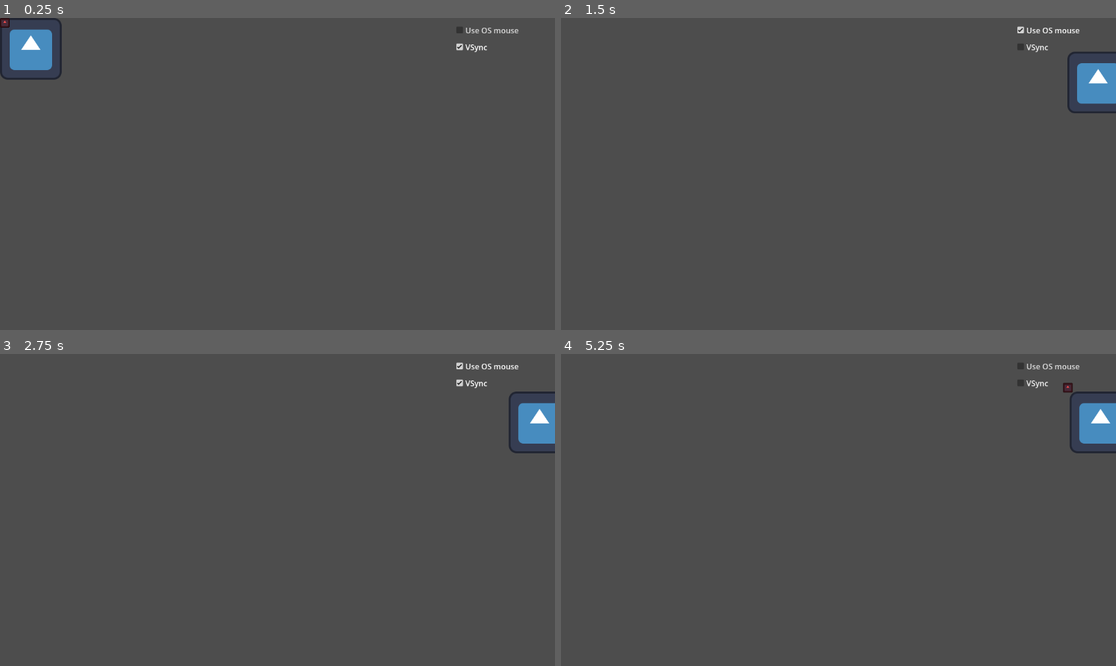
Above: before the commit, frames 1-4 (two rows, left to right).
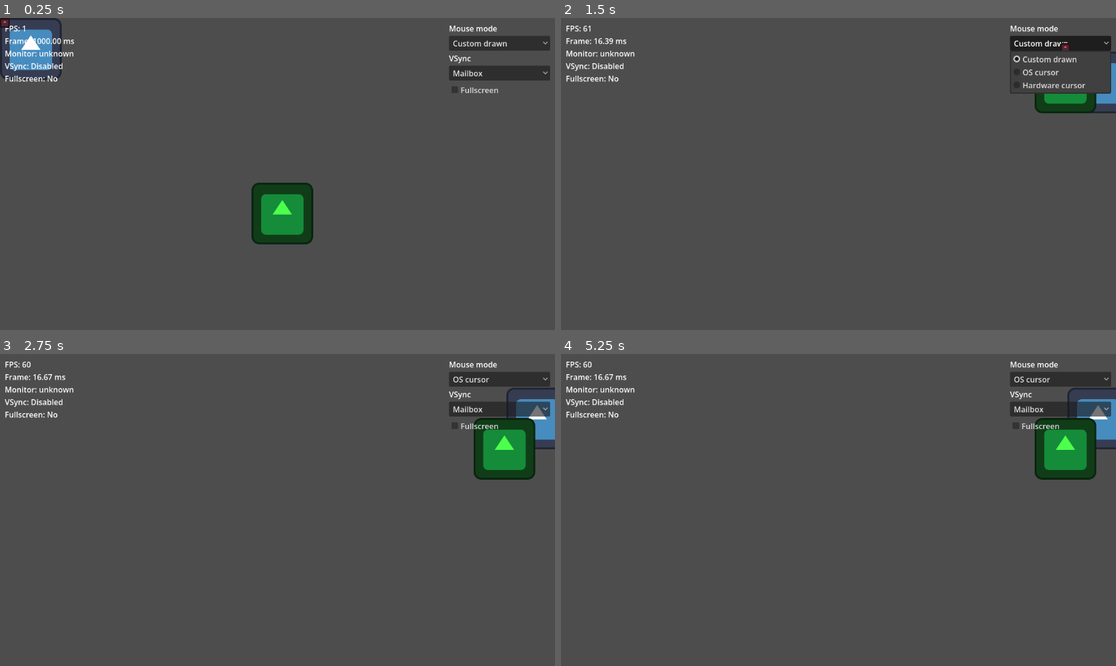
Above: after the commit, the same moments.

Repository: viveleroi/godot-cursor-drag-lag-test
Game: Godot game, scene res://drag.tscn
Two runs of this game, one before a commit and one after it. Both use one fixed random seed, a clock stepped at 60 frames per second and the inputs below. The engine's default icon, where the game draws it, is replaced by a stand-in: a white triangle on a blue panel in a dark square.
Inputs (mouse positions are in pixels of both pictures, inside the frame that each line leads up to):
- Up to frame 1 (0.25 s): no input
- Up to frame 2 (1.5 s): click (1060, 30) at 0.5 s, where only the run before the commit has a clickable "Use OS mouse"; click (1060, 42) at 1.25 s, where only the run after the commit has a clickable "Custom drawn"
- Up to frame 3 (2.75 s): click "VSync" (after the commit: "Mailbox") at 2 s
- Up to frame 4 (5.25 s): click (1060, 378) at 2.75 s, where only the run after the commit has a clickable "OS cursor"; click (1060, 366) at 3.5 s, where only the run before the commit has a clickable "Use OS mouse"; click (1060, 378) at 4.25 s, where only the run after the commit has a clickable "OS cursor"; click "VSync" (after the commit: "Mailbox") at 5 s

The runs differ from the first frame. In frame 1, 4.6% of the frame differs, in the area x 0-100%, y 2-73%; in frame 2, 3.2%; in frame 3, 4.8%, in the area x 0-100%, y 2-41%; in frame 4, 4.8%.

Commit message:
Updates readme and demo

Diff:
--- a/drag.gd
+++ b/drag.gd
@@ -1,8 +1,21 @@
 extends TextureRect
 
 const ITEM_OFFSET := Vector2(14, 18)
+const VSYNC_NAMES := ["Disabled", "Enabled", "Adaptive", "Mailbox"]
+const VSYNC_MODES := [
+	DisplayServer.VSYNC_DISABLED,
+	DisplayServer.VSYNC_ENABLED,
+	DisplayServer.VSYNC_ADAPTIVE,
+	DisplayServer.VSYNC_MAILBOX,
+]
+const MOUSE_MODE_CUSTOM := 0
+const MOUSE_MODE_OS := 1
+const MOUSE_MODE_HARDWARE := 2
+
 var _pointer: TextureRect
-var _use_os_mouse: bool = false
+var _mouse_mode: int = MOUSE_MODE_CUSTOM
+var _process_dragged: TextureRect
+var _stats_label: Label
 
 func _ready() -> void:
 	Input.use_accumulated_input = false
@@ -21,28 +34,73 @@
 	_pointer.mouse_filter = Control.MOUSE_FILTER_IGNORE
 	layer.add_child(_pointer)
 
-	var os_mouse_toggle: CheckBox = get_node("../Settings/OSMouse")
-	var vsync_toggle: CheckBox = get_node("../Settings/VSync")
-	os_mouse_toggle.toggled.connect(_apply_mouse_mode)
-	vsync_toggle.toggled.connect(_apply_vsync_mode)
-	_apply_mouse_mode(os_mouse_toggle.button_pressed)
-	_apply_vsync_mode(vsync_toggle.button_pressed)
+	_process_dragged = get_node("../ProcessDragged")
+	_stats_label = get_node("../Stats")
 
-func _apply_mouse_mode(use_os: bool) -> void:
-	_use_os_mouse = use_os
-	if use_os:
-		Input.mouse_mode = Input.MOUSE_MODE_VISIBLE
-		_pointer.visible = false
-	else:
-		Input.mouse_mode = Input.MOUSE_MODE_HIDDEN
-		_pointer.visible = true
+	var mouse_picker: OptionButton = get_node("../Settings/MouseMode")
+	mouse_picker.clear()
+	mouse_picker.add_item("Custom drawn")
+	mouse_picker.add_item("OS cursor")
+	mouse_picker.add_item("Hardware cursor")
+	mouse_picker.select(MOUSE_MODE_CUSTOM)
+	mouse_picker.item_selected.connect(_apply_mouse_mode)
 
-func _apply_vsync_mode(enabled: bool) -> void:
-	var mode := DisplayServer.VSYNC_ENABLED if enabled else DisplayServer.VSYNC_DISABLED
-	DisplayServer.window_set_vsync_mode(mode)
+	var vsync_picker: OptionButton = get_node("../Settings/VSync")
+	vsync_picker.clear()
+	for vsync_name in VSYNC_NAMES:
+		vsync_picker.add_item(vsync_name)
+	vsync_picker.select(3)
+	vsync_picker.item_selected.connect(_apply_vsync_mode)
+
+	var fullscreen_toggle: CheckBox = get_node("../Settings/Fullscreen")
+	fullscreen_toggle.toggled.connect(_apply_fullscreen)
+
+	_apply_mouse_mode(mouse_picker.selected)
+	_apply_vsync_mode(vsync_picker.selected)
+
+func _apply_mouse_mode(index: int) -> void:
+	_mouse_mode = index
+	Input.set_custom_mouse_cursor(null)
+	match index:
+		MOUSE_MODE_CUSTOM:
+			Input.mouse_mode = Input.MOUSE_MODE_HIDDEN
+			_pointer.visible = true
+			visible = true
+			_process_dragged.visible = true
+		MOUSE_MODE_OS:
+			Input.mouse_mode = Input.MOUSE_MODE_VISIBLE
+			_pointer.visible = false
+			visible = true
+			_process_dragged.visible = true
+		MOUSE_MODE_HARDWARE:
+			Input.mouse_mode = Input.MOUSE_MODE_VISIBLE
+			Input.set_custom_mouse_cursor(texture)
+			_pointer.visible = false
+			visible = false
+			_process_dragged.visible = false
+
+func _apply_vsync_mode(index: int) -> void:
+	DisplayServer.window_set_vsync_mode(VSYNC_MODES[index])
+
+func _apply_fullscreen(enabled: bool) -> void:
+	var mode := DisplayServer.WINDOW_MODE_EXCLUSIVE_FULLSCREEN if enabled else DisplayServer.WINDOW_MODE_WINDOWED
+	DisplayServer.window_set_mode(mode)
 
 func _input(event: InputEvent) -> void:
 	if event is InputEventMouseMotion:
-		if not _use_os_mouse:
+		if _mouse_mode == MOUSE_MODE_CUSTOM:
 			_pointer.position = event.global_position
 		global_position = event.global_position + ITEM_OFFSET
+
+func _process(_delta: float) -> void:
+	var fps := Engine.get_frames_per_second()
+	var frame_ms := 1000.0 / fps if fps > 0 else 0.0
+	var current_vsync := DisplayServer.window_get_vsync_mode()
+	var window_mode := DisplayServer.window_get_mode()
+	var fs := window_mode == DisplayServer.WINDOW_MODE_EXCLUSIVE_FULLSCREEN or window_mode == DisplayServer.WINDOW_MODE_FULLSCREEN
+	var screen := DisplayServer.window_get_current_screen()
+	var refresh := DisplayServer.screen_get_refresh_rate(screen)
+	var refresh_text := "%.1f Hz" % refresh if refresh > 0.0 else "unknown"
+	_stats_label.text = "FPS: %d\nFrame: %.2f ms\nMonitor: %s\nVSync: %s\nFullscreen: %s" % [
+		fps, frame_ms, refresh_text, VSYNC_NAMES[current_vsync], "Yes" if fs else "No"
+	]
--- a/drag.tscn
+++ b/drag.tscn
@@ -2,6 +2,7 @@
 
 [ext_resource type="Texture2D" uid="uid://d1aq362358b5y" path="res://icon.svg" id="1_g5hq8"]
 [ext_resource type="Script" uid="uid://d22a6ilynfefh" path="res://drag.gd" id="2_q60ct"]
+[ext_resource type="Script" path="res://drag_process.gd" id="3_proc"]
 
 [node name="Control" type="Control" unique_id=301513221]
 layout_mode = 3
@@ -18,22 +19,47 @@
 texture = ExtResource("1_g5hq8")
 script = ExtResource("2_q60ct")
 
-[node name="Settings" type="VBoxContainer" parent="."]
+[node name="ProcessDragged" type="TextureRect" parent="."]
+layout_mode = 0
+offset_right = 40.0
+offset_bottom = 40.0
+texture = ExtResource("1_g5hq8")
+modulate = Color(0.3, 1.0, 0.3, 1)
+script = ExtResource("3_proc")
+
+[node name="Stats" type="Label" parent="."]
+layout_mode = 1
+offset_left = 10.0
+offset_top = 10.0
+offset_right = 260.0
+offset_bottom = 110.0
+mouse_filter = 2
+
+[node name="Settings" type="VBoxContainer" parent="." unique_id=754316624]
 layout_mode = 1
 anchors_preset = 1
 anchor_left = 1.0
 anchor_right = 1.0
-offset_left = -210.0
+offset_left = -220.0
 offset_top = 10.0
 offset_right = -10.0
-offset_bottom = 100.0
+offset_bottom = 320.0
 grow_horizontal = 0
 
-[node name="OSMouse" type="CheckBox" parent="Settings"]
+[node name="MouseModeLabel" type="Label" parent="Settings"]
 layout_mode = 2
-text = "Use OS mouse"
+text = "Mouse mode"
 
-[node name="VSync" type="CheckBox" parent="Settings"]
+[node name="MouseMode" type="OptionButton" parent="Settings"]
 layout_mode = 2
-button_pressed = true
+
+[node name="VSyncLabel" type="Label" parent="Settings"]
+layout_mode = 2
 text = "VSync"
+
+[node name="VSync" type="OptionButton" parent="Settings"]
+layout_mode = 2
+
+[node name="Fullscreen" type="CheckBox" parent="Settings"]
+layout_mode = 2
+text = "Fullscreen"
--- /dev/null
+++ b/drag_process.gd
@@ -0,0 +1,9 @@
+extends TextureRect
+
+const ITEM_OFFSET := Vector2(-54, 18)
+
+func _ready() -> void:
+	mouse_filter = Control.MOUSE_FILTER_IGNORE
+
+func _process(_delta: float) -> void:
+	global_position = get_viewport().get_mouse_position() + ITEM_OFFSET
Not shown, added: drag_process.gd.uid
Not shown, changed: README.md
